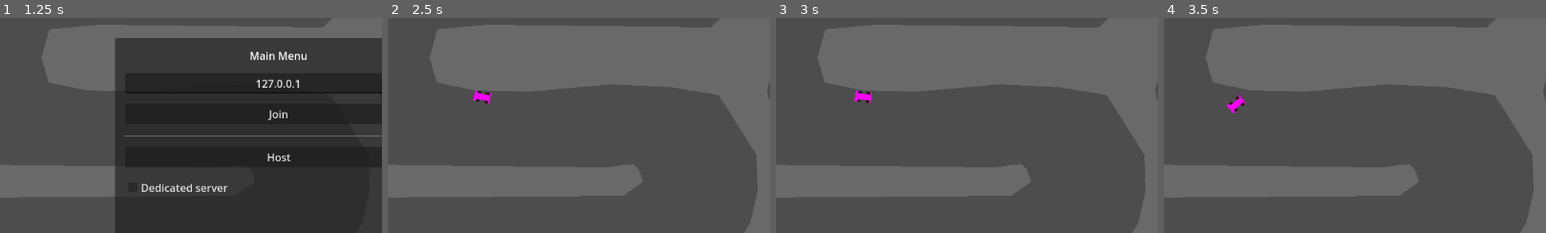
Above: before the commit, frames 1-4 (left to right).
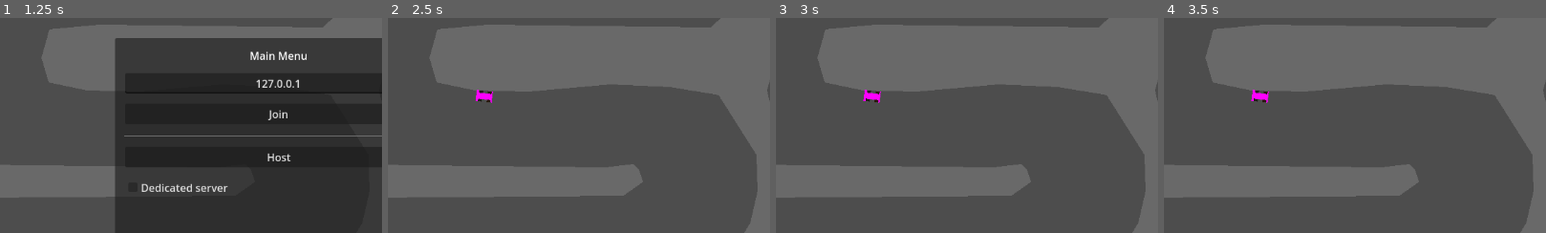
Above: after the commit, the same moments.

Repository: itjope/slide-on-slicks
Game: Godot game, scene res://World.tscn
Same seed, same stepped clock (60 frames per second), same inputs: the game is played once before the commit and once after it.
Inputs:
- Up to frame 1 (1.25 s): tap Enter at 0.5 s; hold Right (steerRight) from 0.53 s (still down); hold Space (kryckan) from 0.53 s (still down)
- Up to frame 2 (2.5 s): release Right (steerRight) at 1.25 s; release Space (kryckan) at 1.25 s; click "Host" at 1.25 s; tap Space (kryckan) at 2, 2.3 s; hold Left (steerLeft) from 2.03 s (still down); tap Down (break) at 2.1 s
- Up to frame 3 (3 s): tap Enter at 2.75 s; release Left (steerLeft) at 2.78 s; hold Right (steerRight) from 2.78 s (still down); hold Space (kryckan) from 2.78 s (still down)
- Up to frame 4 (3.5 s): keep holding Right (steerRight); keep holding Space (kryckan)
The pictures show only the part of the screen within x 14-64%, y 21-71%; the shares and areas given below are measured in that part.

Frame 1 is identical in both runs. In frame 2, 0.2% of the frame differs, in the area x 22-28%, y 33-40%; in frame 3, 0.3%; in frame 4, 0.4%, in the area x 16-28%, y 33-45%.

Commit message:
Update car and collision physics

Diff:
--- a/Car.gd
+++ b/Car.gd
@@ -1,22 +1,30 @@
 extends CharacterBody2D
 
-var wheel_base = 20
-var steering_angle = 15
-var engine_power = 800
-var friction = -0.01
-var drag = -0.006
+var wheel_base = 25
+
+var steering_angle_default = 30
+var steering_angle_during_kryckan = 27
+var steering_angle_during_acceleration = 17
+
+var kryckan_slownown_factor = 0.2
+
+var engine_power = 700
+var friction = -0.0035
+var drag = -0.005
 var braking = -600
-var max_speed = 1500
-var max_speed_reverse = 500
+var max_speed = 1000
+var max_speed_reverse = 200
 var slip_speed = 300
-var traction_fast = 0.001
-var traction_slow = 0.05
-
+var traction_fast = 0.002
+var traction_slow = 0.02
+var steering_angle = steering_angle_default
 var acceleration = Vector2.ZERO
 var steer_direction
 
 func _ready():
 	if not is_multiplayer_authority(): return
+	set_motion_mode(CharacterBody2D.MOTION_MODE_FLOATING)
+	set_floor_snap_length(0.0)
 
 
 func _process(delta):
@@ -34,20 +42,25 @@
 
 	var turn = 0
 
-
 	if Input.is_action_pressed("steerRight"):
 		turn += calculate_turn()
 	if Input.is_action_pressed("steerLeft"):
 		turn -= calculate_turn()
 	if Input.is_action_pressed("accelerate"):
+		steering_angle = steering_angle_during_acceleration
 		acceleration = transform.x * engine_power
+	else:
+		if steering_angle < steering_angle_default:
+			steering_angle = steering_angle + 0.2
+		else:
+			steering_angle = steering_angle_default
+
 	if Input.is_action_pressed("break"):
 		acceleration = transform.x * braking
+
 	if Input.is_action_pressed("kryckan"):
-		steering_angle = 35
-		acceleration = acceleration + transform.x * -100
-	else:
-		steering_angle = 15
+		steering_angle = steering_angle_during_kryckan
+		acceleration = acceleration * kryckan_slownown_factor
 
 	steer_direction = turn * deg_to_rad(steering_angle)
 
@@ -83,13 +96,9 @@
 	apply_friction()
 	calculate_steering(delta)
 	velocity += acceleration * delta
-	var collision = move_and_collide(velocity * delta, false, 0.08, false)
-	if collision:
-		var collider = collision.get_collider()
-		if collider.is_class("CharacterBody2D"):
-			velocity = velocity.slide(collision.get_normal()) * 0.8 + (velocity.bounce(collision.get_normal()) / 5)
-		else:
-			velocity = velocity.slide(collision.get_normal()) * 0.95
+	move_and_slide()
+	if get_slide_collision_count() > 0:
+		velocity = velocity * 0.90
 
 func _enter_tree():
 	set_multiplayer_authority(str(name).to_int())
--- a/player.tscn
+++ b/player.tscn
@@ -4,8 +4,9 @@
 [ext_resource type="Script" path="res://addons/smoothing/smoothing_2d.gd" id="2_4674m"]
 [ext_resource type="Texture2D" uid="uid://bvuudps3hvgpt" path="res://car2.svg" id="3_a2g8y"]
 
-[sub_resource type="RectangleShape2D" id="RectangleShape2D_aespd"]
-size = Vector2(23.5, 16)
+[sub_resource type="CapsuleShape2D" id="CapsuleShape2D_yvsxi"]
+radius = 8.0
+height = 30.5
 
 [sub_resource type="SceneReplicationConfig" id="SceneReplicationConfig_ks71c"]
 properties/0/path = NodePath(".:position")
@@ -34,7 +35,8 @@
 
 [node name="CollisionShape2D" type="CollisionShape2D" parent="."]
 position = Vector2(-5.75, 4)
-shape = SubResource("RectangleShape2D_aespd")
+rotation = 1.5708
+shape = SubResource("CapsuleShape2D_yvsxi")
 
 [node name="MultiplayerSynchronizer" type="MultiplayerSynchronizer" parent="."]
 replication_config = SubResource("SceneReplicationConfig_ks71c")
